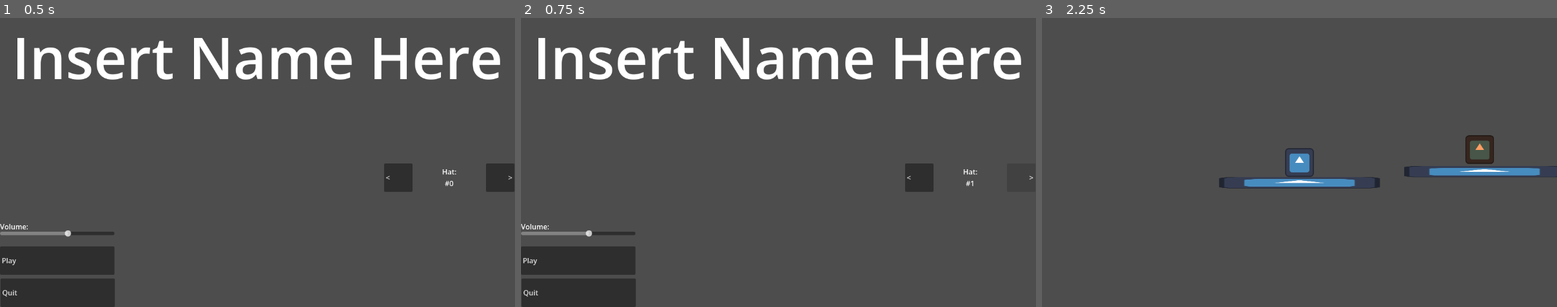
Above: before the commit, frames 1-3 (left to right).
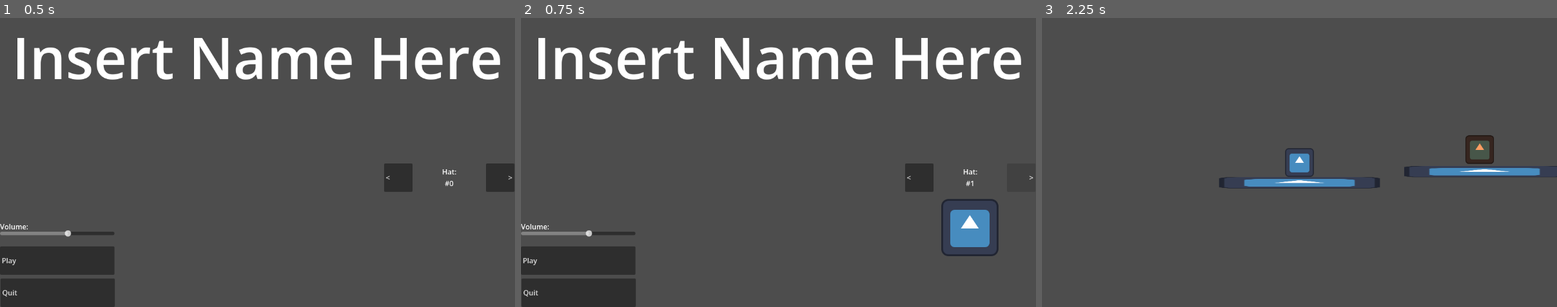
Above: after the commit, the same moments.

Repository: IncrediblyCreativeUsername/Team-Indecisive-Cutthroat-2026
Game: Godot game, scene res://UI/MainMenu.tscn
Same seed, same stepped clock (60 frames per second), same inputs: the game is played once before the commit and once after it. The engine's default icon, where the game draws it, is replaced by a stand-in: a white triangle on a blue panel in a dark square.
Inputs:
- Up to frame 1 (0.5 s): no input
- Up to frame 2 (0.75 s): click ">" at 0.5 s
- Up to frame 3 (2.25 s): click "<" at 1.25 s; click "Play" at 2 s

Frame 1 is identical in both runs. In frame 2, 1.3% of the frame differs, in the area x 81-93%, y 62-83%; in frame 3, nothing differs.

Commit message:
Grapple adjustments and hats
You don't grapple when grabbing enemies now, selecting hats is now implemented in game and with a display in the menu, added grabbed function to enemy (all grabbable objects need this function)

Diff:
--- a/Enemy/enemy.gd
+++ b/Enemy/enemy.gd
@@ -41,3 +41,6 @@
 			sprite.rotation = -PI / 2
 	else:
 		sprite.rotation = 0
+
+func grabbed(grabOrigin : Vector2):
+	print("Enemy grabbed")
--- /dev/null
+++ b/Player/Hats.tscn
@@ -0,0 +1,21 @@
+[gd_scene format=3 uid="uid://dc7gxxantt3r8"]
+
+[ext_resource type="Script" uid="uid://ct30poidubrop" path="res://Player/hats.gd" id="1_gm011"]
+[ext_resource type="Texture2D" uid="uid://dlhfkqblbvnm8" path="res://Art/Placeholder/icon.svg" id="2_kl26w"]
+
+[node name="Hats" type="Node2D" unique_id=1316857142]
+script = ExtResource("1_gm011")
+
+[node name="Hat0" type="Sprite2D" parent="." unique_id=729947882]
+visible = false
+
+[node name="Hat1" type="Sprite2D" parent="." unique_id=334499436]
+visible = false
+position = Vector2(0, -64)
+texture = ExtResource("2_kl26w")
+
+[node name="Hat2" type="Sprite2D" parent="." unique_id=349237176]
+visible = false
+modulate = Color(0, 0.7490196, 0.32941177, 1)
+position = Vector2(0, -64)
+texture = ExtResource("2_kl26w")
--- a/Player/Player.tscn
+++ b/Player/Player.tscn
@@ -2,6 +2,7 @@
 
 [ext_resource type="Script" uid="uid://6jpu650d380y" path="res://Player/player.gd" id="1_3qydi"]
 [ext_resource type="Texture2D" uid="uid://dlhfkqblbvnm8" path="res://Art/Placeholder/icon.svg" id="2_q3lat"]
+[ext_resource type="PackedScene" uid="uid://dc7gxxantt3r8" path="res://Player/Hats.tscn" id="3_tok1r"]
 
 [sub_resource type="CircleShape2D" id="CircleShape2D_tok1r"]
 radius = 65.00192
@@ -202,6 +203,9 @@
 position = Vector2(-1, 0.5)
 shape = SubResource("CircleShape2D_tok1r")
 
+[node name="Hats" parent="." unique_id=1316857142 instance=ExtResource("3_tok1r")]
+position = Vector2(0, -64)
+
 [node name="Tongue" type="Node2D" parent="." unique_id=1603243765]
 visible = false
 
--- /dev/null
+++ b/Player/hats.gd
@@ -0,0 +1,8 @@
+extends Node2D
+
+func _ready() -> void:
+	updateHat()
+
+func updateHat():
+	for x in Globals.hatCount:
+		get_child(x).visible = x == Globals.playerHatNum
--- a/Player/player.gd
+++ b/Player/player.gd
@@ -75,7 +75,6 @@
 #tongue hit something
 func _on_area_2d_body_entered(body: Node2D) -> void:
 	var startTime = 1-tongueAnimator.current_animation_position
-	velocity = Vector2(tongueForce/get_process_delta_time(), 0).rotated(tonguePivot.rotation)
 	tongueTip.set_deferred("monitoring", false)
 	tongueAnimator.play("Retract")
 	tongueAnimator.seek(startTime)
@@ -83,3 +82,7 @@
 	#grab object
 	if body.is_in_group("grabbable"):
 		grabbedObject = body
+		grabbedObject.grabbed(global_position)
+	#grapple otherwise
+	else:
+		velocity = Vector2(tongueForce/get_process_delta_time(), 0).rotated(tonguePivot.rotation)
--- a/UI/MainMenu.tscn
+++ b/UI/MainMenu.tscn
@@ -2,6 +2,7 @@
 
 [ext_resource type="Script" uid="uid://db1yirjf8h55l" path="res://UI/main_menu.gd" id="1_uahxu"]
 [ext_resource type="AudioStream" uid="uid://dfwpcy45xc0au" path="res://Art/Placeholder/TesSong.mp3" id="2_b37jj"]
+[ext_resource type="PackedScene" uid="uid://dc7gxxantt3r8" path="res://Player/Hats.tscn" id="3_8aown"]
 
 [node name="MainMenu" type="Node2D" unique_id=2109912654]
 script = ExtResource("1_uahxu")
@@ -71,8 +72,13 @@
 horizontal_alignment = 1
 vertical_alignment = 1
 
+[node name="Hats" parent="." unique_id=1316857142 instance=ExtResource("3_8aown")]
+position = Vector2(1004, 534)
+
 [connection signal="pressed" from="Play" to="." method="_on_play_pressed"]
 [connection signal="pressed" from="NextHat" to="." method="_on_next_hat_pressed"]
+[connection signal="pressed" from="NextHat" to="Hats" method="updateHat"]
 [connection signal="pressed" from="PrevHat" to="." method="_on_prev_hat_pressed"]
+[connection signal="pressed" from="PrevHat" to="Hats" method="updateHat"]
 [connection signal="pressed" from="Quit" to="." method="_on_quit_pressed"]
 [connection signal="value_changed" from="Volume Slider" to="." method="_on_volume_slider_value_changed"]
Not shown, added: Player/hats.gd.uid
